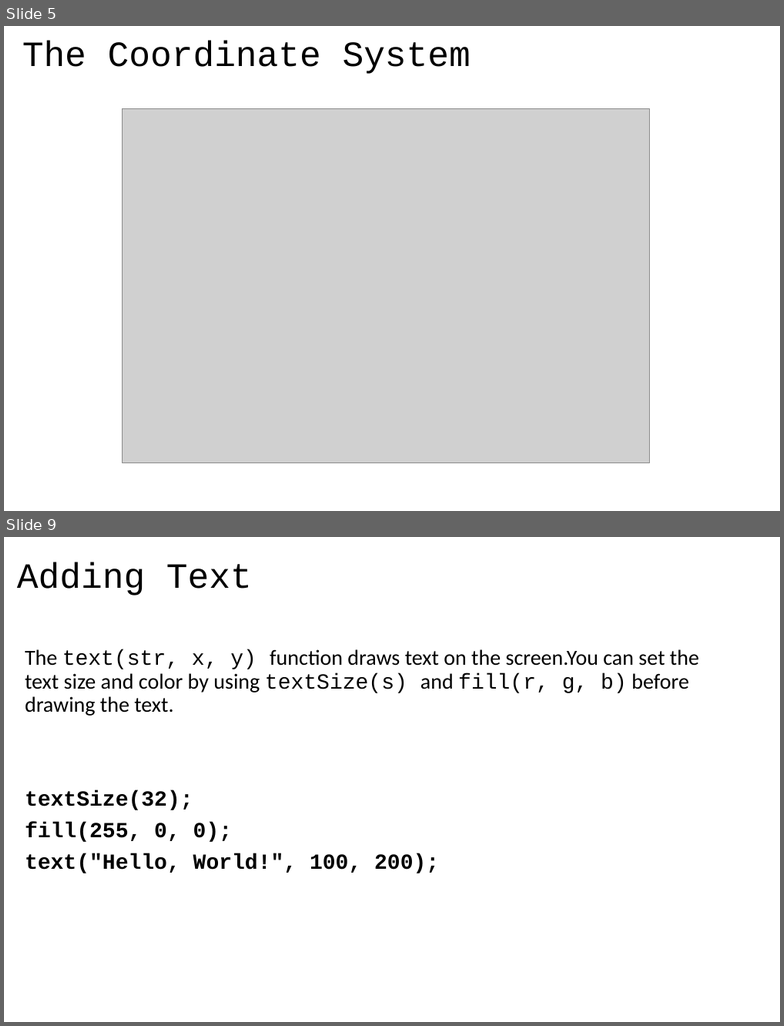
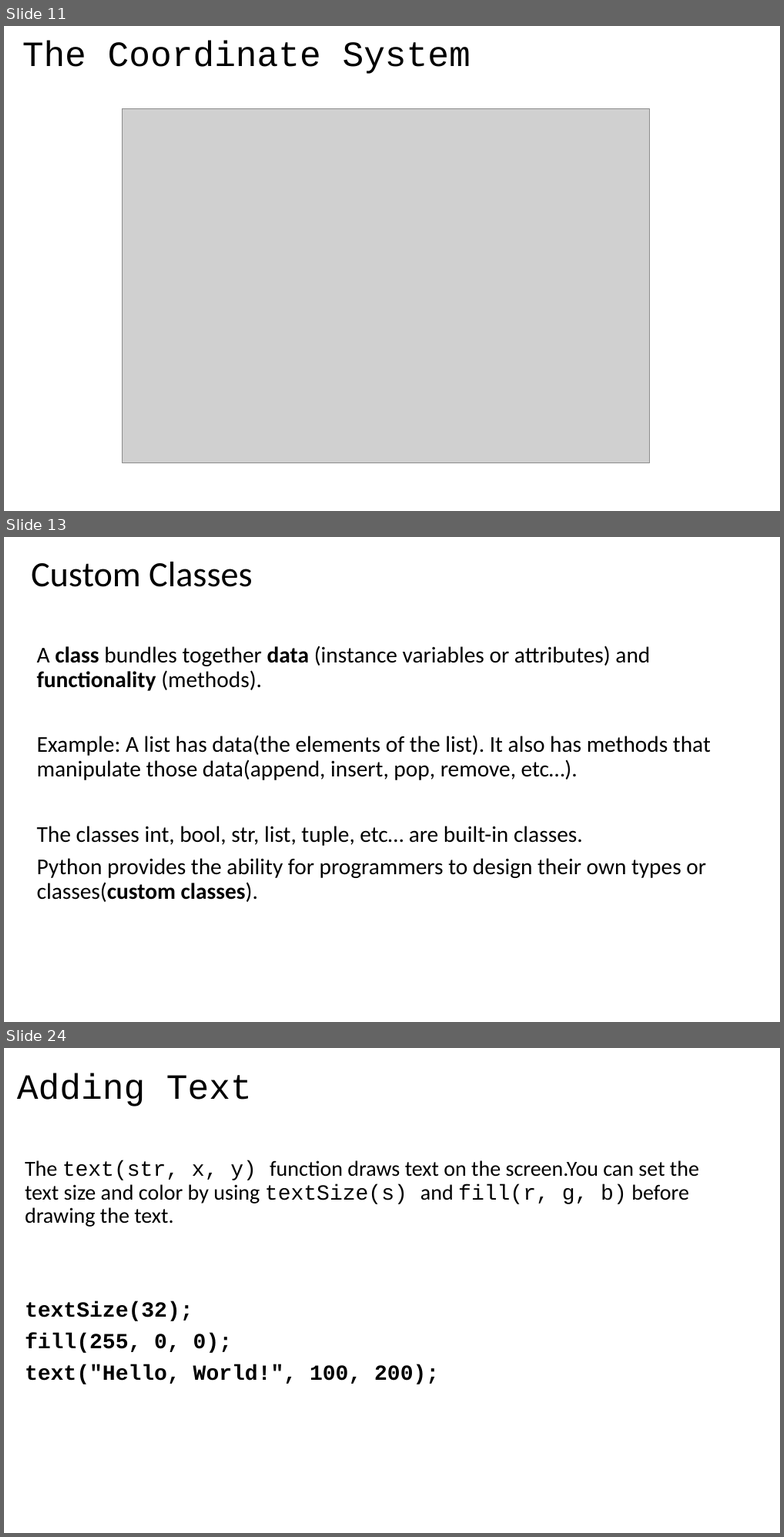
Before and after one commit to LongBaoNguyen/longbaonguyen.github.io, a slide deck: courses/apcsp/processing_arcade/processing1.pptx. Shown one above the other, each under a label of ours: slides 5 and 9 before the commit, slides 11, 13 and 24 after it; the slides between them are not shown. The pictures are 784x1026 and 784x1537 pixels, drawn with LibreOffice and Linux fonts; fonts in the diff are those of the drawing; grey boxes stand for pictures. Boxes give left, top, right and bottom in pixels: in the first picture for what was removed or moved away, otherwise in the second. Text is boxed around its words. In the diff, an @@ line names an element or a change of style, - is before the commit and + after.

```diff
--- a/courses/apcsp/processing_arcade/processing1.pptx
+++ b/courses/apcsp/processing_arcade/processing1.pptx
@@ slide 13 added at (4,537,780,1022), background #FFFFFF @@
@@ title added at (31,562,252,587), 33 pt, text #000000 @@
+Custom Classes
@@ text added at (37,646,711,902), 21 pt, text #000000 @@
+A class bundles together data (instance variables or attributes) and functionality (methods).
+Example: A list has data(the elements of the list). It also has methods that manipulate those data(append, insert, pop, remove, etc…).
+The classes int, bool, str, list, tuple, etc… are built-in classes.
+Python provides the ability for programmers to design their own types or classes(custom classes).
@@ what was slide 5 is now slide 11 @@
@@ what was slide 9 is now slide 24 @@
```
Also in this commit, not shown: 5 slides changed, 12 other slides added, 20 other files.
